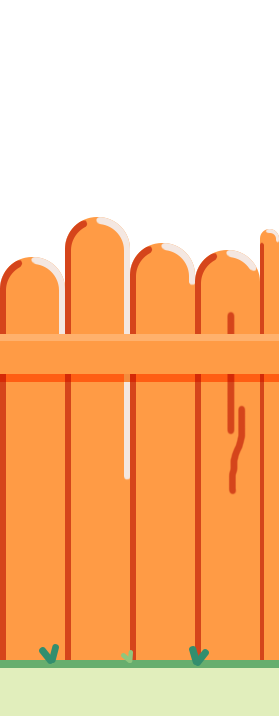
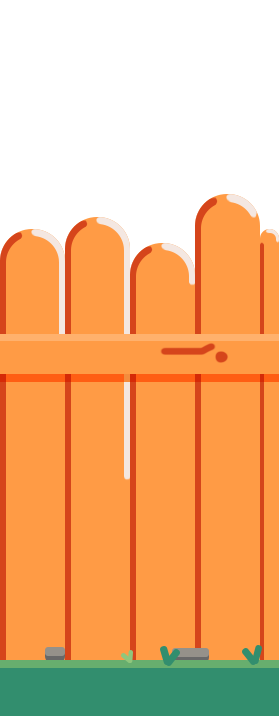
Comparing the layer stacks of the two 279px x 716px images. Changes:
hid group "ground copy 2" (11 layers) over [0, 644, 279, 716]
painted on "Rectangle 1" (2nd of 3, in "ground copy 2") over [0, 668, 279, 716]
showed group "ground" (11 layers) over [0, 645, 279, 716]
painted on "Rectangle 1" (3rd of 3, in "ground") over [0, 668, 279, 716]
hid group "wall2" (40 layers) over [0, 217, 279, 695]
showed group "wall1" (40 layers) over [0, 194, 279, 695]
